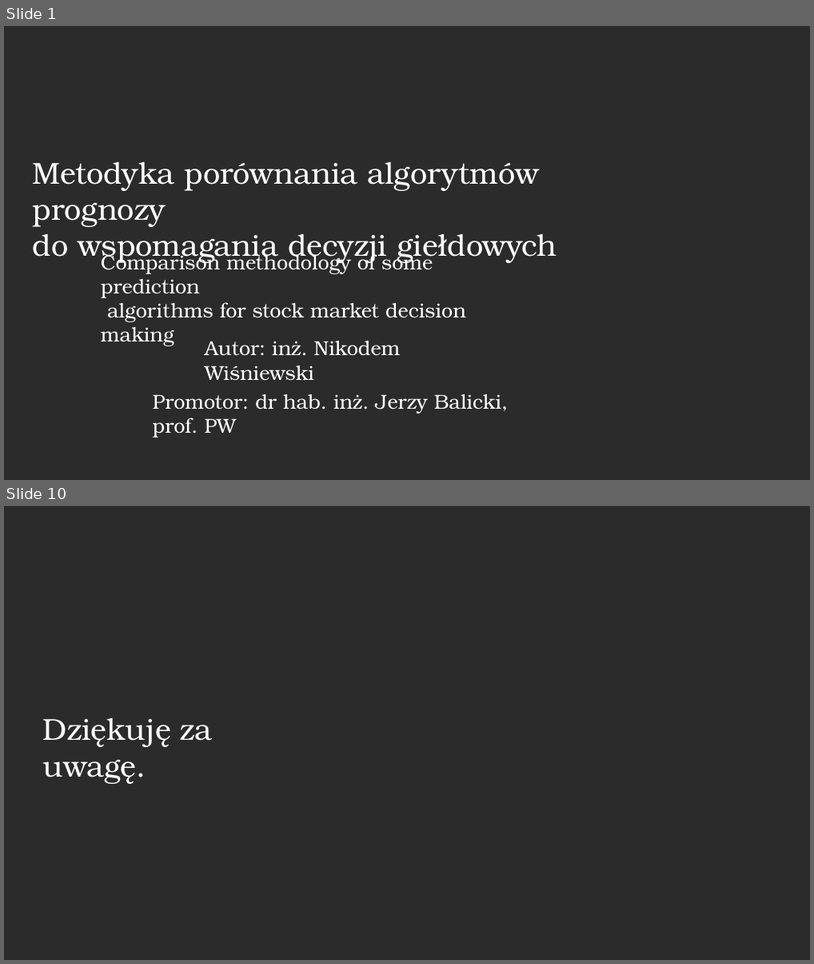
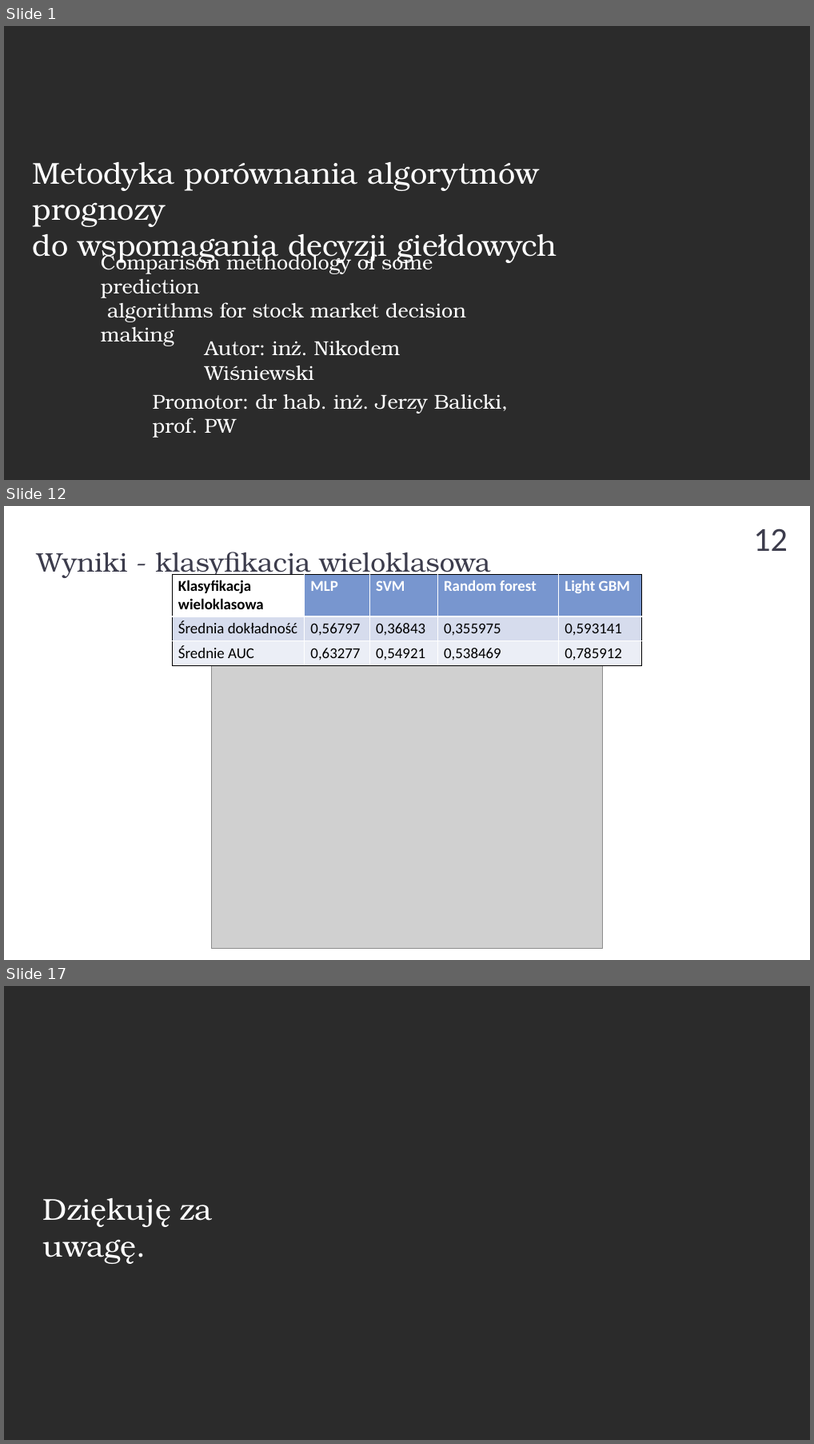
Before and after one commit to nikowis/ai-broker, a slide deck: docs/prezentacja-obrona.pptx. Shown one above the other, each under a label of ours: slides 1 and 10 before the commit, slides 1, 12 and 17 after it; the slides between them are not shown. The pictures are 814x964 and 814x1444 pixels, drawn with LibreOffice and Linux fonts; fonts in the diff are those of the drawing; grey boxes stand for pictures; background and template pictures are left out; a plain dark background stands for a picture behind light text. Boxes give left, top, right and bottom in pixels: in the first picture for what was removed or moved away, otherwise in the second. Text is boxed around its words. In the diff, an @@ line names an element or a change of style, - is before the commit and + after.

```diff
--- a/docs/prezentacja-obrona.pptx
+++ b/docs/prezentacja-obrona.pptx
@@ slide 12 added at (4, 506, 810, 960), background #FFFFFF @@
@@ page number added at (754, 528, 788, 551), 40 pt, text #3C3C4C @@
+12
@@ text added at (37, 552, 490, 578), 32 pt, text #3C3C4C @@
+Wyniki - klasyfikacja wieloklasowa
@@ table added at (172, 574, 642, 665), 3 rows, 5 columns @@
+Klasyfikacja wieloklasowa | MLP | SVM | Random forest | Light GBM
+Średnia dokładność | 0,56797 | 0,36843 | 0,355975 | 0,593141
+Średnie AUC | 0,63277 | 0,54921 | 0,538469 | 0,785912
@@ picture added at (211, 654, 603, 948) @@
@@ what was slide 10 is now slide 17 @@
```
Also in this commit, not shown: 2 slides changed, 12 other slides added, 6 slides removed.
